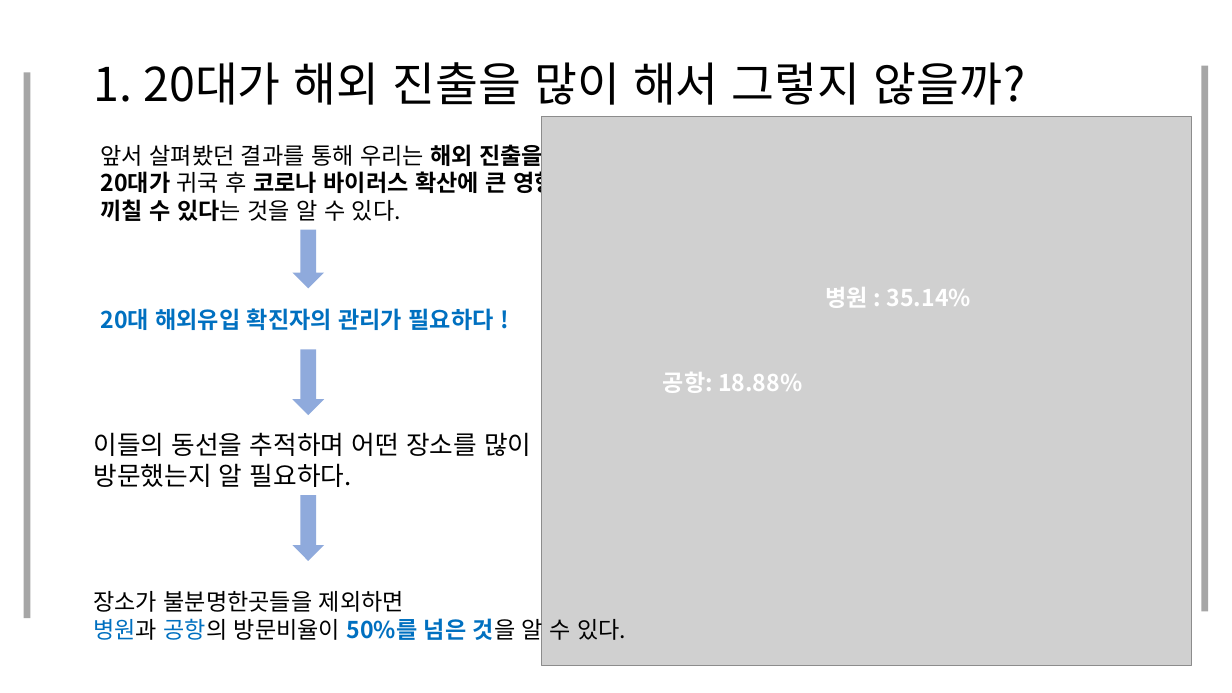
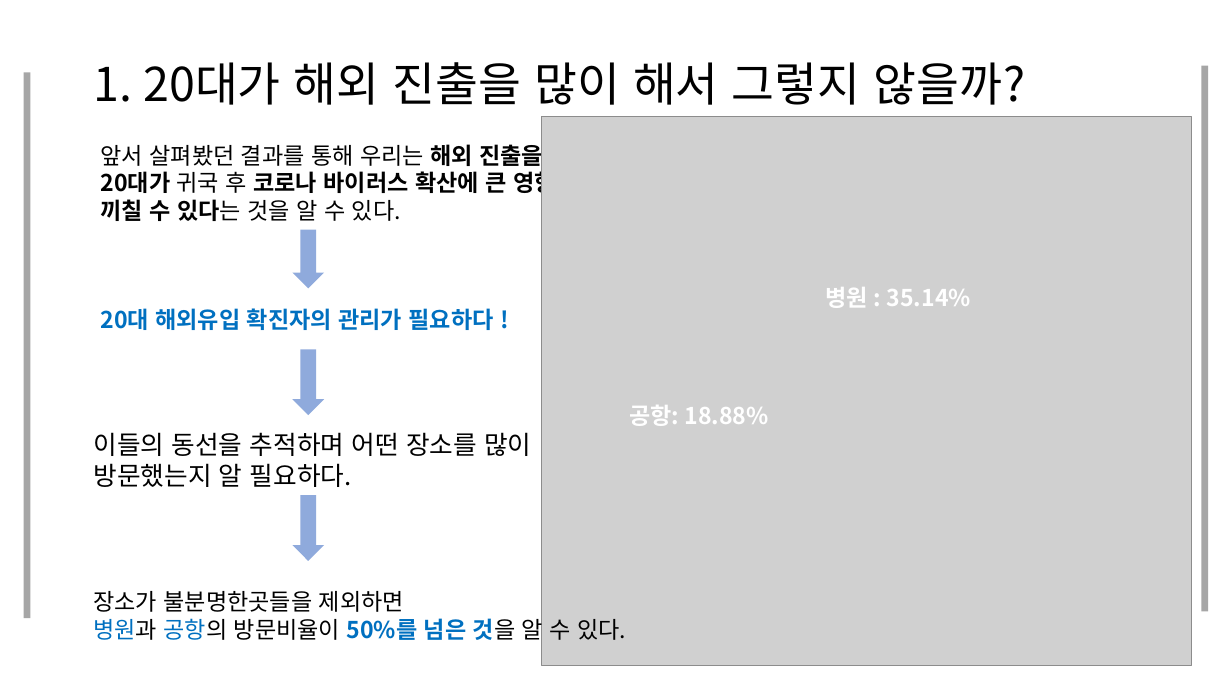
Before and after one commit to JooEHyeon/CORONA19_data_analysis, a slide deck: slide 8 of 최종합본.pptx (slide 7 before the commit). Drawn at 1232x693 pixels with LibreOffice and Linux fonts; fonts in the diff are those of the drawing; grey boxes stand for pictures. Boxes give left, top, right and bottom in pixels: in the first picture for what was removed or moved away, otherwise in the second. Text is boxed around its words. In the diff, an @@ line names an element or a change of style, - is before the commit and + after.

```diff
--- a/최종합본.pptx
+++ b/최종합본.pptx
@@ text "공항: 18.88%": place and size @@
-text "공항: 18.88%" at (663, 372, 802, 393)
+text "공항: 18.88%" at (629, 405, 769, 426)
```
Also in this commit, not shown: 21 other slides changed, 4 slides added, 2 slides removed.
